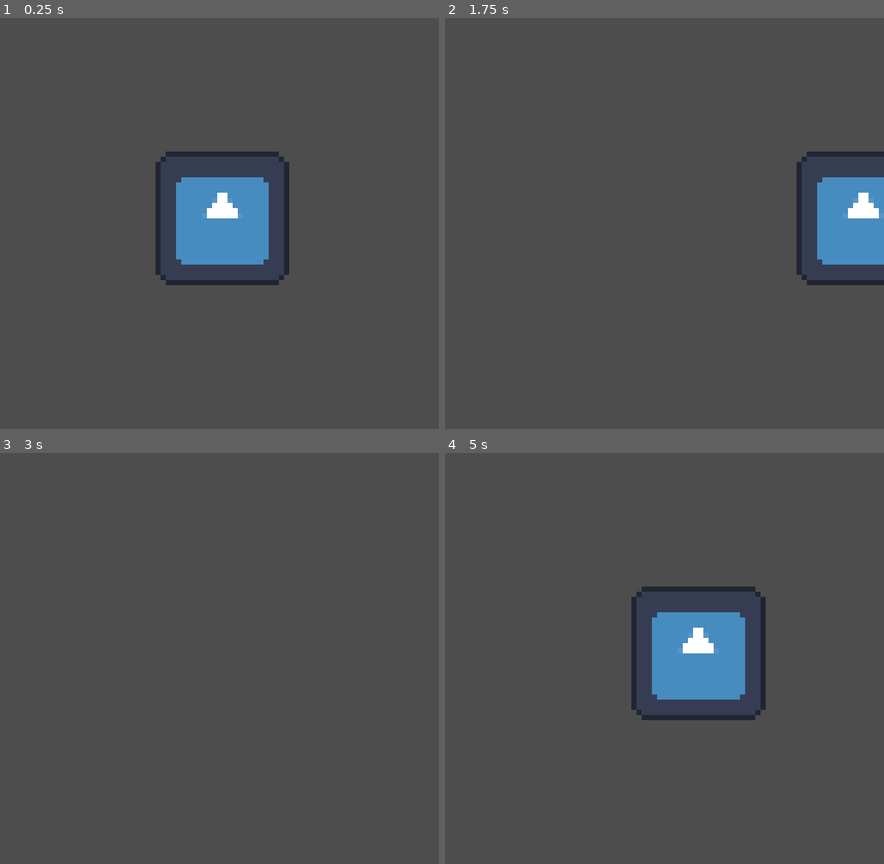
Above: before the commit, frames 1-4 (two rows, left to right).
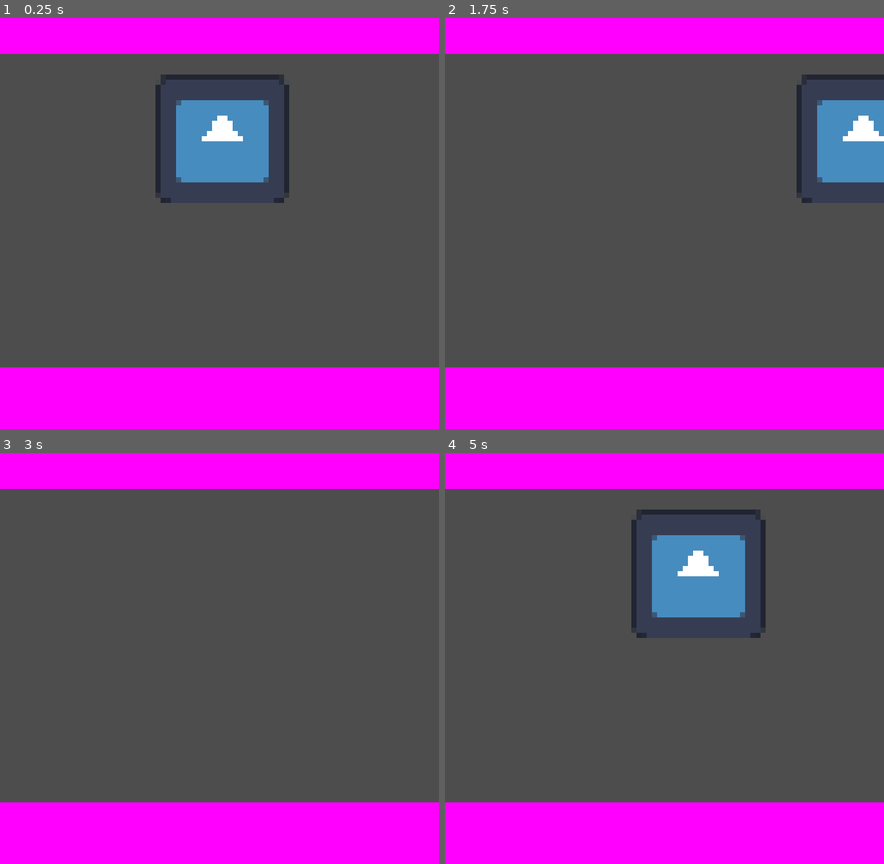
Above: after the commit, the same moments.

Repository: ThisIsL3TUM/Global-Gay-Jam-2025
Game: Godot game, scene res://mainScene.tscn
The game is run twice, just before and just after one commit, with the same random seed, the same clock (stepped at 60 frames per second) and the same inputs. The engine's default icon, where the game draws it, is replaced by a stand-in: a white triangle on a blue panel in a dark square.
Inputs:
- Up to frame 1 (0.25 s): no input
- Up to frame 2 (1.75 s): tap Enter at 0.5 s; hold D (right) 0.53-1.28 s; tap Space at 1.25 s; hold A (left) from 1.28 s (still down)
- Up to frame 3 (3 s): release A (left) at 2.03 s; hold D (right) from 2.03 s (still down); tap Enter at 2.75 s
- Up to frame 4 (5 s): tap Space at 3.5 s; release D (right) at 3.53 s; hold A (left) from 3.53 s (still down); tap Enter at 4.25 s

The runs differ from the first frame. In frame 1, 34% of the frame differs, in the area x 0-100%, y 0-100%; in frame 2, 31%; in frame 3, 24%; in frame 4, 34%.

Commit message:
BASIS LEVEL PROTOTYPE
-> added shapes to shape up the level
-> upper part is the rail, down part is the control panel

Diff:
--- a/mainScene.tscn
+++ b/mainScene.tscn
@@ -8,6 +8,11 @@
 
 [sub_resource type="RectangleShape2D" id="RectangleShape2D_m2ujs"]
 size = Vector2(136, 138)
+
+[sub_resource type="RectangleShape2D" id="RectangleShape2D_dvsgr"]
+size = Vector2(286, 30)
+
+[sub_resource type="PlaceholderTexture2D" id="PlaceholderTexture2D_v7fxd"]
 
 [node name="Node2D" type="Node2D"]
 
@@ -31,11 +36,36 @@
 script = ExtResource("2_4ito3")
 
 [node name="CollisionShape2D" type="CollisionShape2D" parent="Area2D"]
-position = Vector2(0, 3)
+position = Vector2(0, -80)
 shape = SubResource("RectangleShape2D_m2ujs")
 
 [node name="Sprite2D" type="Sprite2D" parent="Area2D"]
+position = Vector2(0, -77.5)
 texture = ExtResource("1_3rkj3")
 
 [node name="Camera2D" type="Camera2D" parent="."]
 zoom = Vector2(0.5, 0.5)
+
+[node name="Rail Prototype" type="StaticBody2D" parent="."]
+
+[node name="CollisionShape2D" type="CollisionShape2D" parent="Rail Prototype"]
+position = Vector2(0, -76)
+scale = Vector2(1, 1)
+shape = SubResource("RectangleShape2D_dvsgr")
+
+[node name="Sprite2D" type="Sprite2D" parent="Rail Prototype"]
+position = Vector2(-143, -87)
+scale = Vector2(286, 22)
+texture = SubResource("PlaceholderTexture2D_v7fxd")
+
+[node name="Rail Prototype2" type="StaticBody2D" parent="."]
+
+[node name="CollisionShape2D" type="CollisionShape2D" parent="Rail Prototype2"]
+position = Vector2(0, 72)
+scale = Vector2(1, 1)
+shape = SubResource("RectangleShape2D_dvsgr")
+
+[node name="Sprite2D" type="Sprite2D" parent="Rail Prototype2"]
+position = Vector2(-143, 57)
+scale = Vector2(286, 31)
+texture = SubResource("PlaceholderTexture2D_v7fxd")
Not shown: 1 places in mainScene.tscn that only renumber resources
